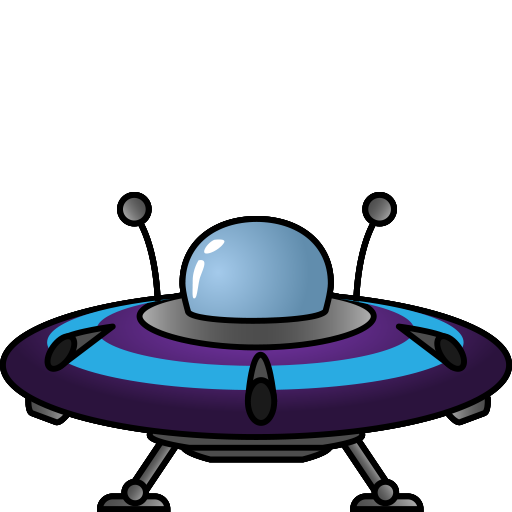
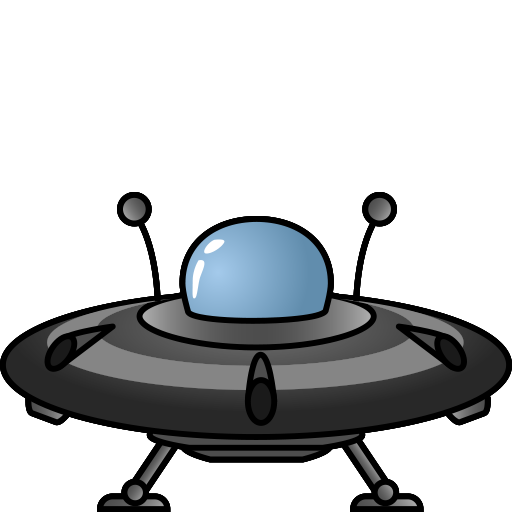
The second 512 × 512 image is a revision of the first. Changes to its layers:
pixels changed over (x1=6, y1=222, x2=506, y2=434) (layer not identified)
